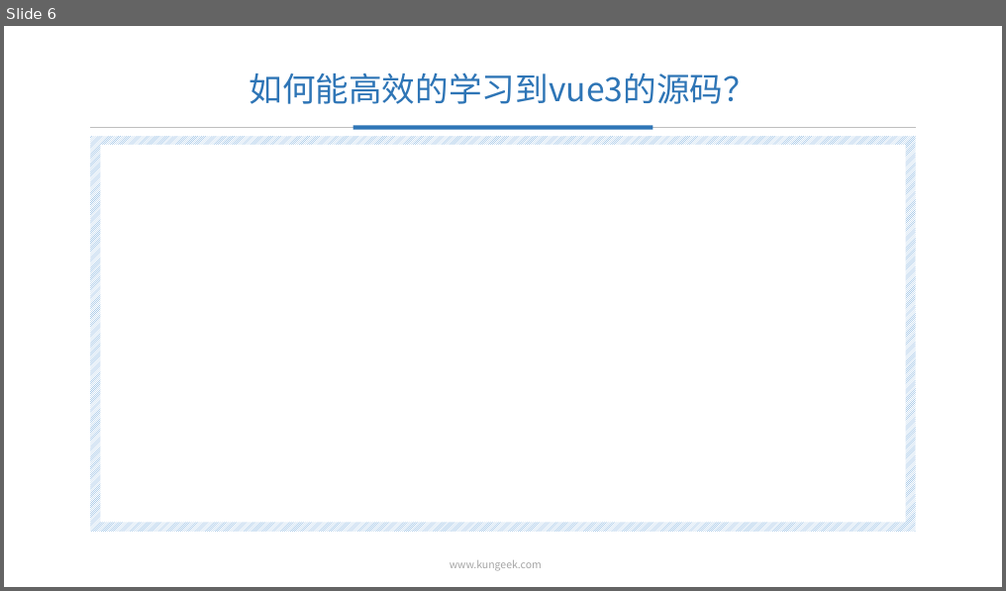
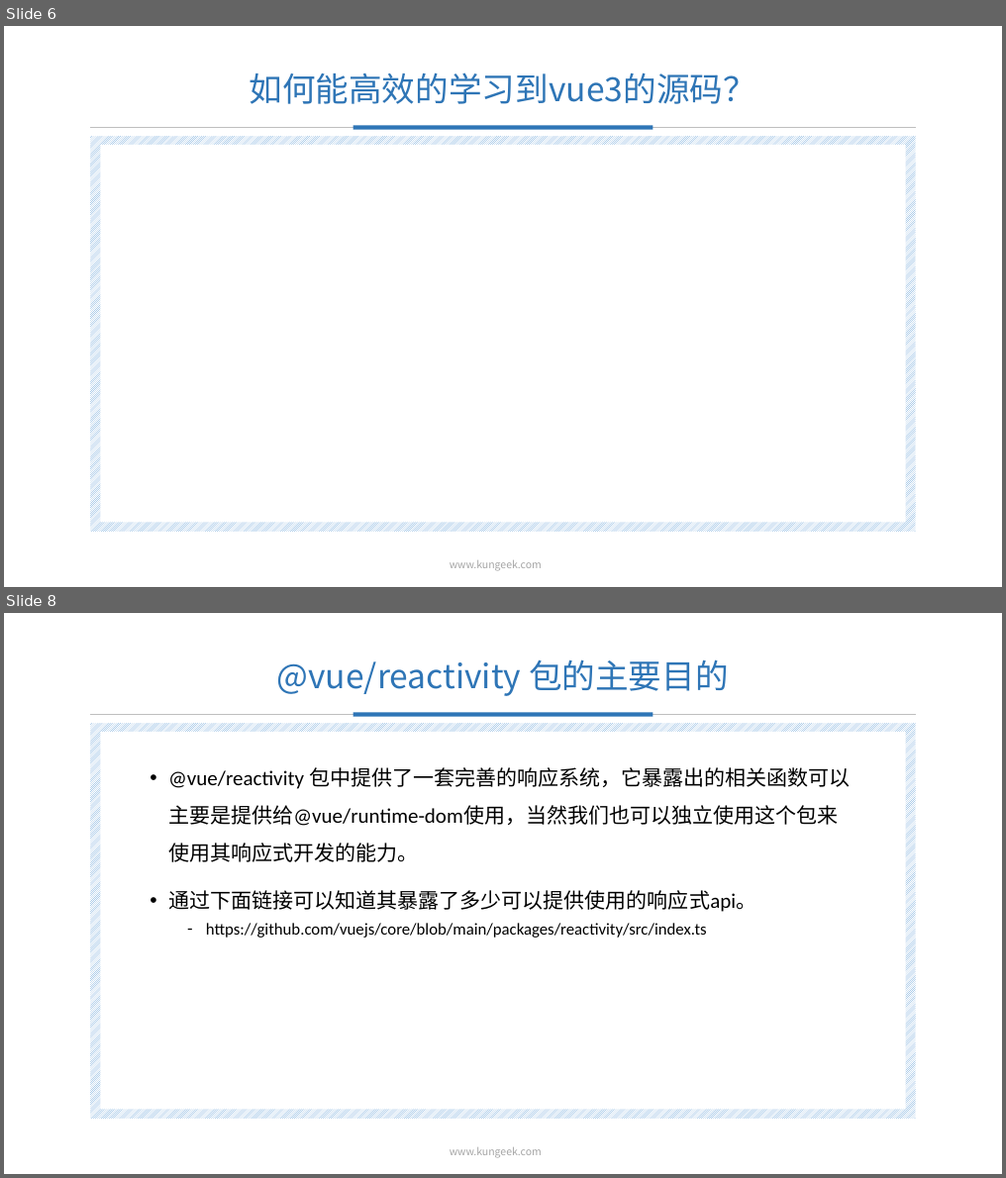
Before and after one commit to chenJinYuDo/cjy-mini-vue, a slide deck: doc/mini-vue3(vue3的最小实现).pptx. Shown one above the other, each under a label of ours: slide 6 before the commit, slides 6 and 8 after it; the slides between them are not shown. The pictures are 1006x591 and 1006x1178 pixels, drawn with LibreOffice and Linux fonts; fonts in the diff are those of the drawing; background and template pictures are left out. Boxes give left, top, right and bottom in pixels: in the first picture for what was removed or moved away, otherwise in the second. Text is boxed around its words. In the diff, an @@ line names an element or a change of style, - is before the commit and + after.

```diff
--- a/doc/mini-vue3(vue3的最小实现).pptx
+++ b/doc/mini-vue3(vue3的最小实现).pptx
@@ slide 8 added at box(4, 613, 1002, 1174), background picture (left out); not listed: 5 template elements that a slide beside it also shows @@
@@ title added at box(277, 660, 729, 696), 32 pt, text #2E75B6 @@
+@vue/reactivity 包的主要目的
@@ text added at box(168, 767, 850, 938), 20 pt, text #000000 @@
+• @vue/reactivity 包中提供了一套完善的响应系统，它暴露出的相关函数可以主要是提供给@vue/runtime-dom使用，当然我们也可以独立使用这个包来使用其响应式开发的能力。
+• 通过下面链接可以知道其暴露了多少可以提供使用的响应式api。
+  – https://github.com/vuejs/core/blob/main/packages/reactivity/src/index.ts
```
Also in this commit, not shown: 2 slides changed, 10 other slides added, 2 slides removed, 2 other files.
